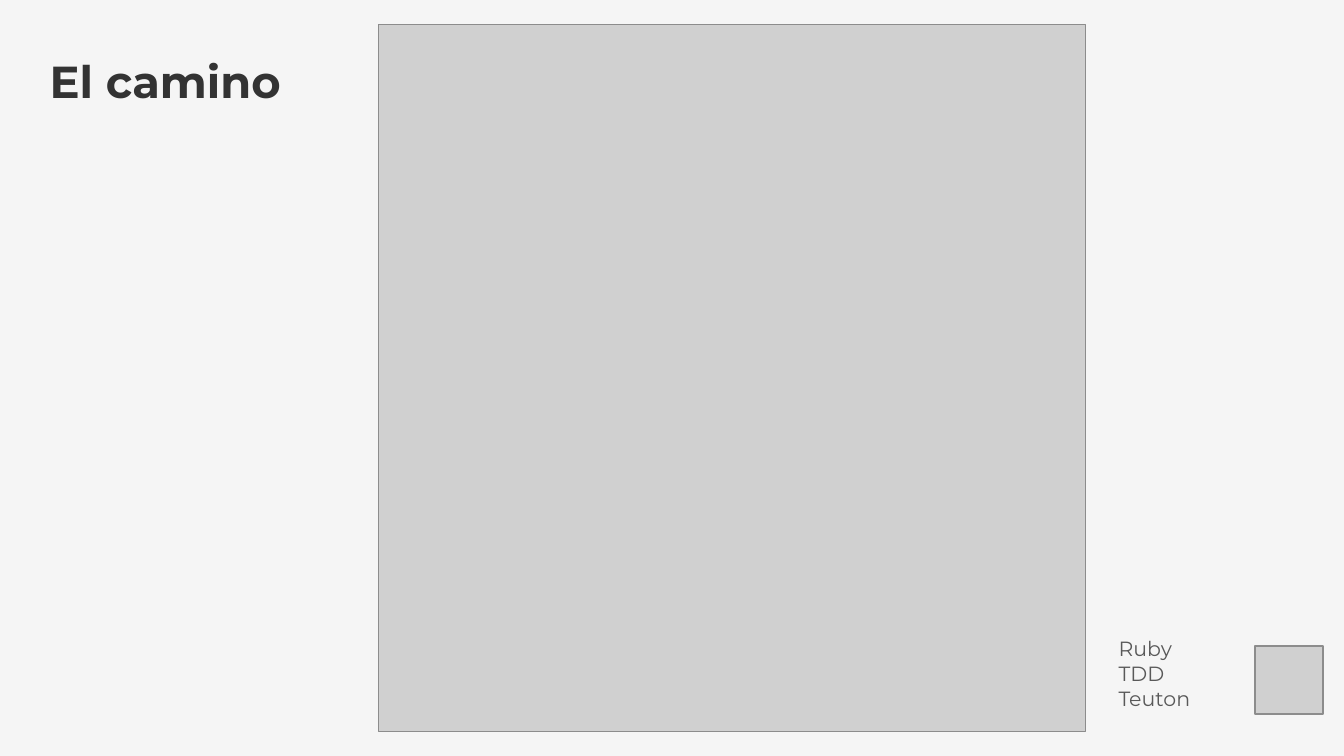
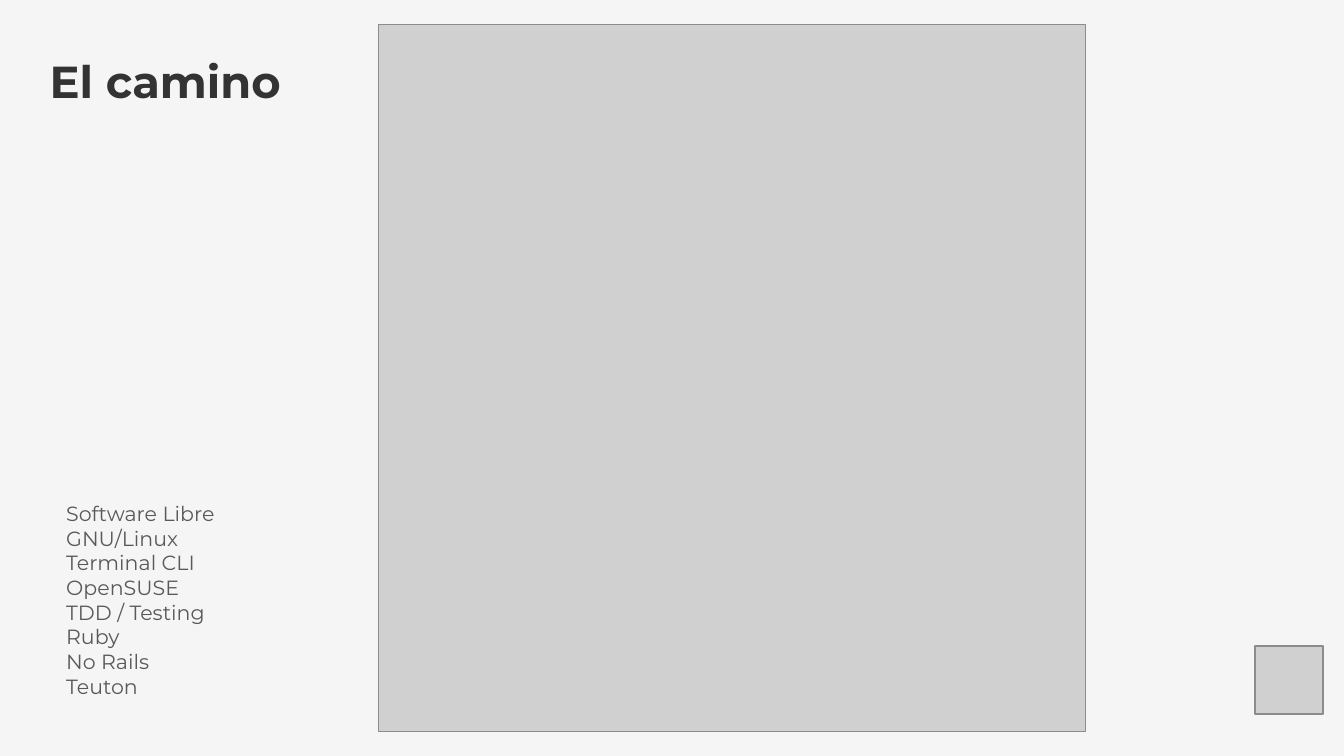
Before and after one commit to dvarrui/charlas, a slide deck: slide 14 of teuton/rubysur.2608/20260819-teuton-rubysur.odp. Drawn at 1344x756 pixels with LibreOffice and Linux fonts; fonts in the diff are those of the drawing; grey boxes stand for pictures. Boxes give left, top, right and bottom in pixels: in the first picture for what was removed or moved away, otherwise in the second. Text is boxed around its words. In the diff, an @@ line names an element or a change of style, - is before the commit and + after.

```diff
--- a/teuton/rubysur.2608/20260819-teuton-rubysur.odp
+++ b/teuton/rubysur.2608/20260819-teuton-rubysur.odp
@@ text "Software Libre": place and size @@
-text "Software Libre" at <box>1119,641,1191,706</box>
+text "Software Libre" at <box>66,505,215,694</box>
@@ text "Software Libre" at <box>66,505,215,694</box>: vertical alignment top to bottom @@
@@ text at <box>66,505,215,624</box>: paragraphs added @@
+Software Libre
+GNU/Linux
+Terminal CLI
+OpenSUSE
+TDD / Testing
@@ text at <box>66,654,149,669</box>: text changed @@
-TDD
+No Rails
```
Also in this commit, not shown: 5 other slides changed, 1 slide added.
